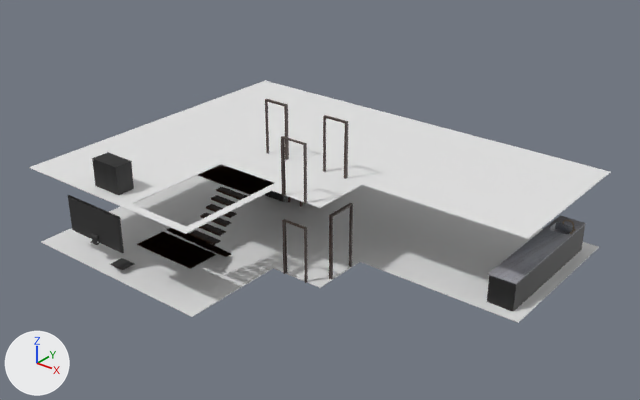
The FBX model Proyecto_CG/Programa/bin/models/brillosos.fbx as it was, and as the next commit left it.
Rendered twice from a 50 mm lens placed at (10.26, -22.36, 15.85), pointed at (-7.65, 0.03, 1.97). The axes (+X, +Y, +Z) are drawn at lower left. The lights are the same throughout. Where no turn or scale is listed for an object, it has been applied to the vertices. Vertices at the same position are counted once.

Names of what the first picture shows: 'Cube', 'MarcoPuertaBanioP2', 'MarcoPuertaBanioPB', 'MarcoPuertaCuartoA', 'MarcoPuertaPrincipal', 'P2_Piso', 'PB_piso', 'TV', 'lavabo', 'wood'.
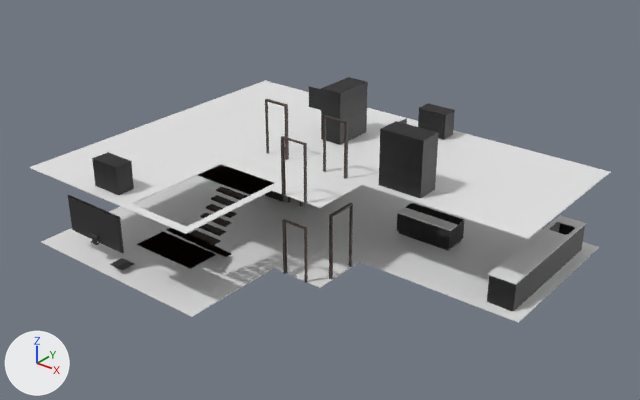
Edits to the bpy script that builds the scene:
```text
Change me_cube_027:
    remove me_cube_027.from_pydata(...)  # 780 vertices, 616 faces; spans x -1.1..-0.08, y 0.57..5.96, z 0.01..1.5
    add me_cube_027.from_pydata(...)  # 136 vertices, 59 faces; spans x -1.08..-0.08, y 0.61..5.96, z 0.01..1.14
    me_cube_027 part 1: 500 vertices removed from x -1.08..-0.08, y 0.57..5.96, z 0.55..1.5
Add ob_cube_003:
    ob_cube_003 = bpy.data.objects.new('Cube.003', me_cube_035)  # 248 vertices, 200 faces; spans x -7.084..-5.839, y 5.36..6.089, z 3.058..4.071; in mat_material_043 (picture img_bed_jpg)
    ob_cube_003.location = (0.0, 0.0, 0.0)
Add ob_counter_face:
    ob_counter_face = bpy.data.objects.new('Counter_Face', me_cube_040)  # 1710 vertices, 1684 faces; spans x -6.1..-3.81, y 2.74..3.76, z 0.14..0.82; in mat_01_woodtexture (picture img_lavabo_jpg)
    ob_counter_face.location = (0.0, 0.0, 0.0)
Add ob_cube_004:
    ob_cube_004 = bpy.data.objects.new('Cube.004', me_cube_036)  # 460 vertices, 383 faces; spans x -5.44..-3.74, y 0.47..2.01, z 3.05..5.1; in mat_material_044 (picture img_bed_jpg)
    ob_cube_004.location = (0.0, 0.0, 0.0)
Add ob_counter_body:
    ob_counter_body = bpy.data.objects.new('Counter_Body', me_cube_311)  # 20 vertices, 18 faces; spans x -6.09..-3.82, y 2.74..3.75, z 0.14..0.87; in mat_03_blackcolor (picture img_lavabo_jpg)
    ob_counter_body.location = (0.0, 0.0, 0.0)
Add ob_counter_top:
    ob_counter_top = bpy.data.objects.new('Counter_Top', me_cube_319)  # 48 vertices, 46 faces; spans x -6.1..-3.81, y 2.74..3.76, z 0.87..0.92; in mat_02_marbletexture (its picture is missing)
    ob_counter_top.location = (0.0, 0.0, 0.0)
Add ob_lavabo_002:
    ob_lavabo_002 = bpy.data.objects.new('lavabo.002', me_cube_032)  # 32 vertices, 8 faces; spans x -1.08..-0.08, y 0.57..5.96, z 1.04..1.09; in mat_material_036 (its picture is missing)
    ob_lavabo_002.location = (0.0, 0.0, 0.0)
Add ob_cube_002:
    ob_cube_002 = bpy.data.objects.new('Cube.002', me_cube_026)  # 460 vertices, 383 faces; spans x -10.21..-8.68, y 2.52..4.22, z 3.05..5.1; in mat_material_025 (picture img_bed_jpg)
    ob_cube_002.location = (0.0, 0.0, 0.0)
Add ob_counter_base:
    ob_counter_base = bpy.data.objects.new('Counter_Base', me_cube_309)  # a box spanning x -6.05..-3.86, y 2.79..3.71, z 0.01..0.14; in mat_03_blackcolor (picture img_lavabo_jpg)
    ob_counter_base.location = (0.0, 0.0, 0.0)
```

Pixel boxes (x1, y1, x2, y2) of what changed, in the pictures (640 x 400 px):
'lavabo', reshaped (7% shorter)
    before: (487, 215, 586, 312)
    after: (487, 222, 585, 312)
'Cube.004', added (black)
    after: (379, 118, 439, 198)
'Cube.002', added
    after: (309, 77, 368, 145)
'lavabo.002', added
    after: (488, 215, 586, 285)
'Counter_Face', added (black)
    after: (397, 214, 464, 249)
'Cube.003', added (black)
    after: (418, 103, 455, 139)
'Counter_Top', added
    after: (397, 203, 465, 231)
'Counter_Base', added
    after: (399, 231, 461, 251)
'Counter_Body', added
    after: (398, 213, 464, 244)
part 1 of me_cube_027, deleted
    before: (488, 215, 586, 285)
